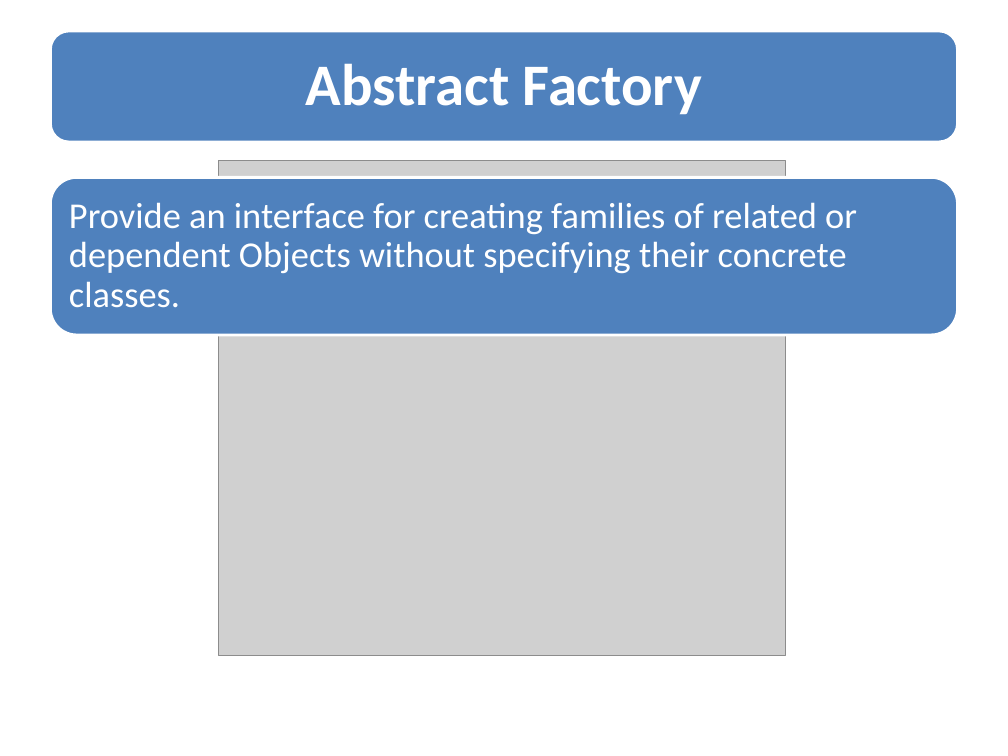
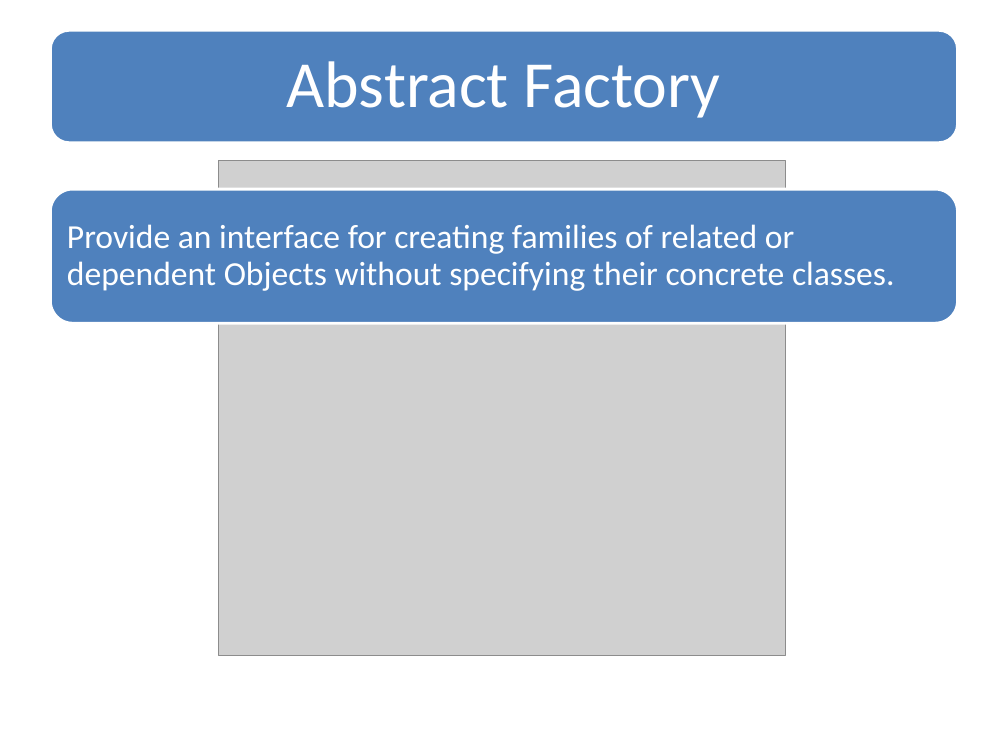
Before and after one commit to soyebparvez/DesignPatternData, a slide deck: slide 25 of Design Principle.pptx (slide 18 before the commit). Drawn at 1008x756 pixels with LibreOffice and Linux fonts; fonts in the diff are those of the drawing; grey boxes stand for pictures. Boxes give left, top, right and bottom in pixels: in the first picture for what was removed or moved away, otherwise in the second. Text is boxed around its words. In the diff, an @@ line names an element or a change of style, - is before the commit and + after.

```diff
--- a/Design Principle.pptx
+++ b/Design Principle.pptx
@@ text "Abstract Factory" at bbox=[287, 61, 721, 118]: size 42 to 47 pt, bold off; more space between paragraphs @@
@@ rounded rectangle: place and size @@
-rounded rectangle at bbox=[50, 177, 958, 335]
+rounded rectangle at bbox=[50, 190, 958, 324]
@@ text "Provide an interface for creating ...": place and size @@
-text "Provide an interface for creating ..." at bbox=[69, 202, 857, 308]
+text "Provide an interface for creating ..." at bbox=[67, 224, 895, 291]
@@ text "Provide an interface for creating ..." at bbox=[67, 224, 895, 291]: size 26 to 24 pt @@
```
Also in this commit, not shown: 11 other slides changed, 7 slides added.
